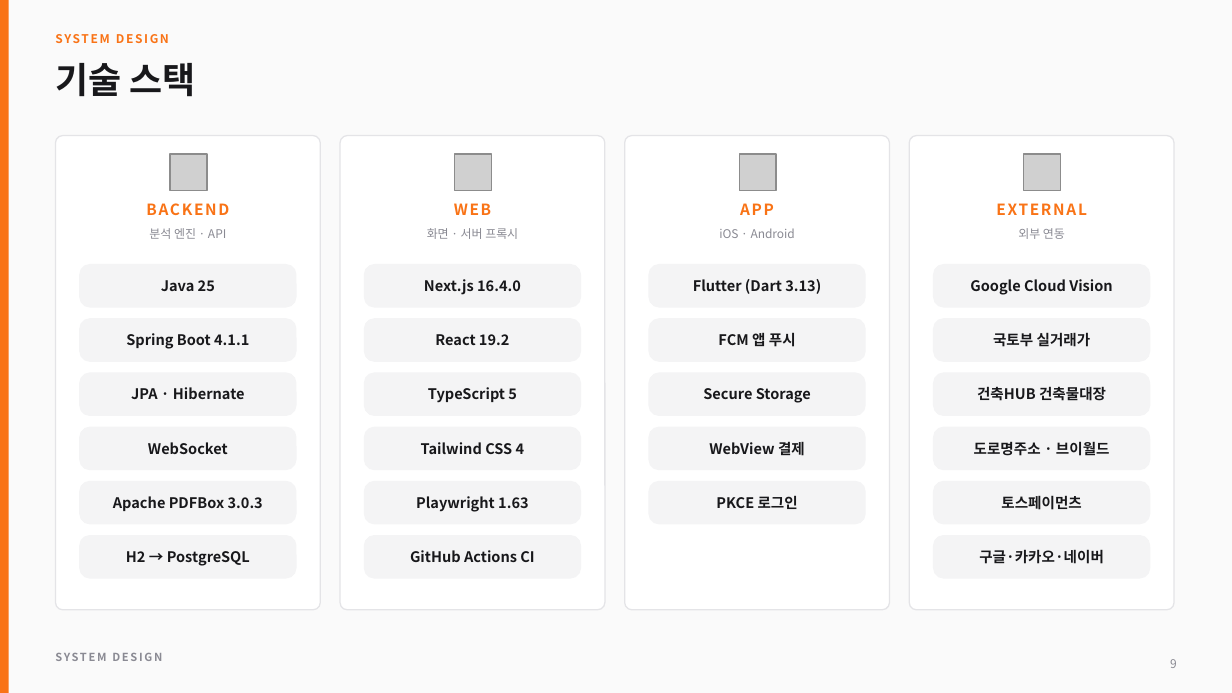
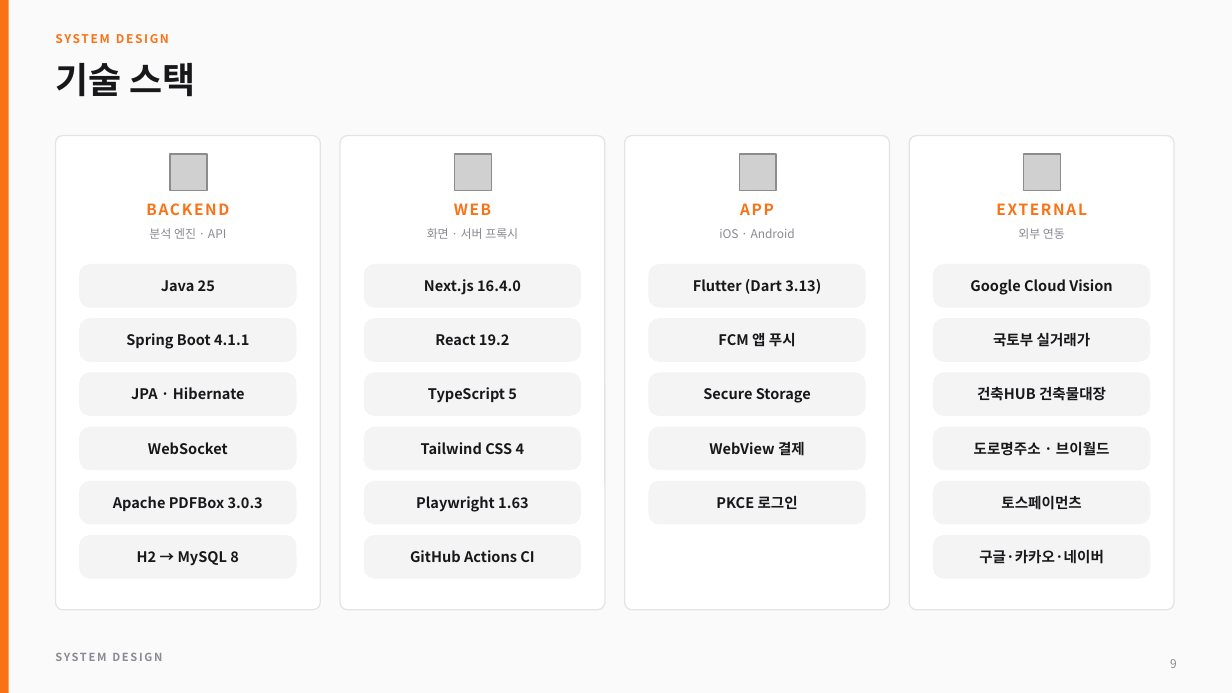
Before and after one commit to chean0830/guard-project, a slide deck: slide 9 of docs/portfolio/ProjectGuard_Portfolio.pptx. Drawn at 1232x693 pixels with LibreOffice and Linux fonts; fonts in the diff are those of the drawing; grey boxes stand for pictures. Boxes give left, top, right and bottom in pixels: in the first picture for what was removed or moved away, otherwise in the second. Text is boxed around its words. In the diff, an @@ line names an element or a change of style, - is before the commit and + after.

```diff
--- a/docs/portfolio/ProjectGuard_Portfolio.pptx
+++ b/docs/portfolio/ProjectGuard_Portfolio.pptx
@@ text at [137, 551, 239, 566]: text changed @@
-H2 → PostgreSQL
+H2 → MySQL 8
```
Also in this commit, not shown: 3 other slides changed, 5 other files.
